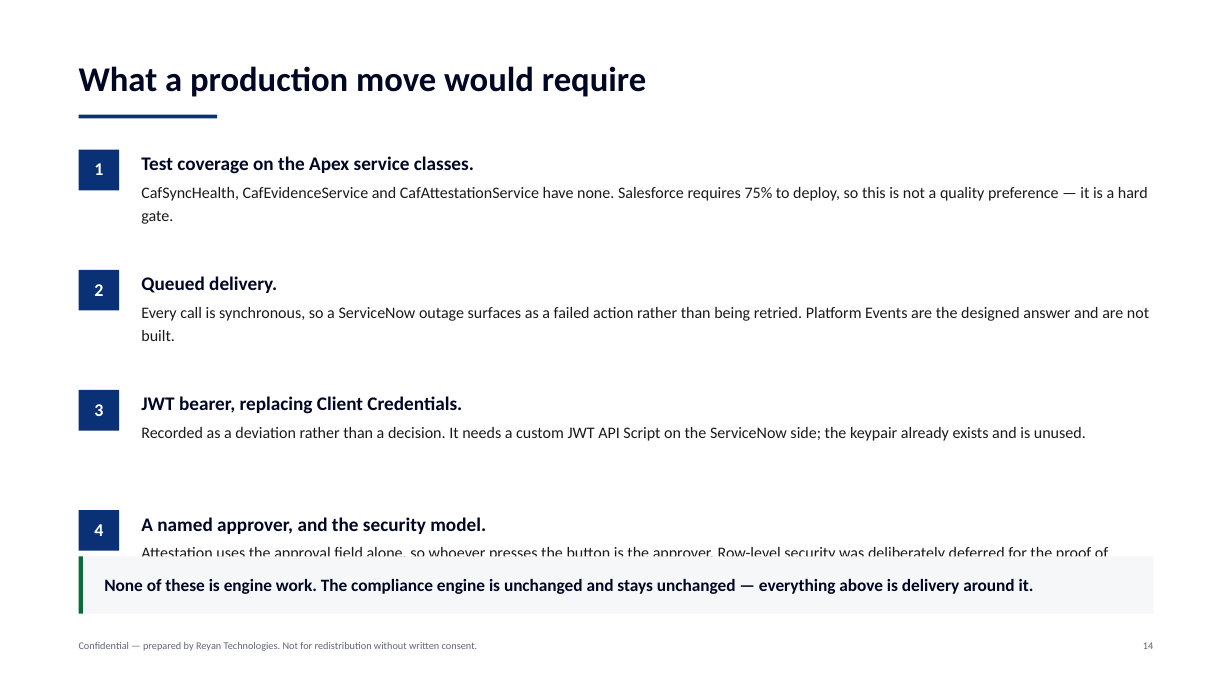
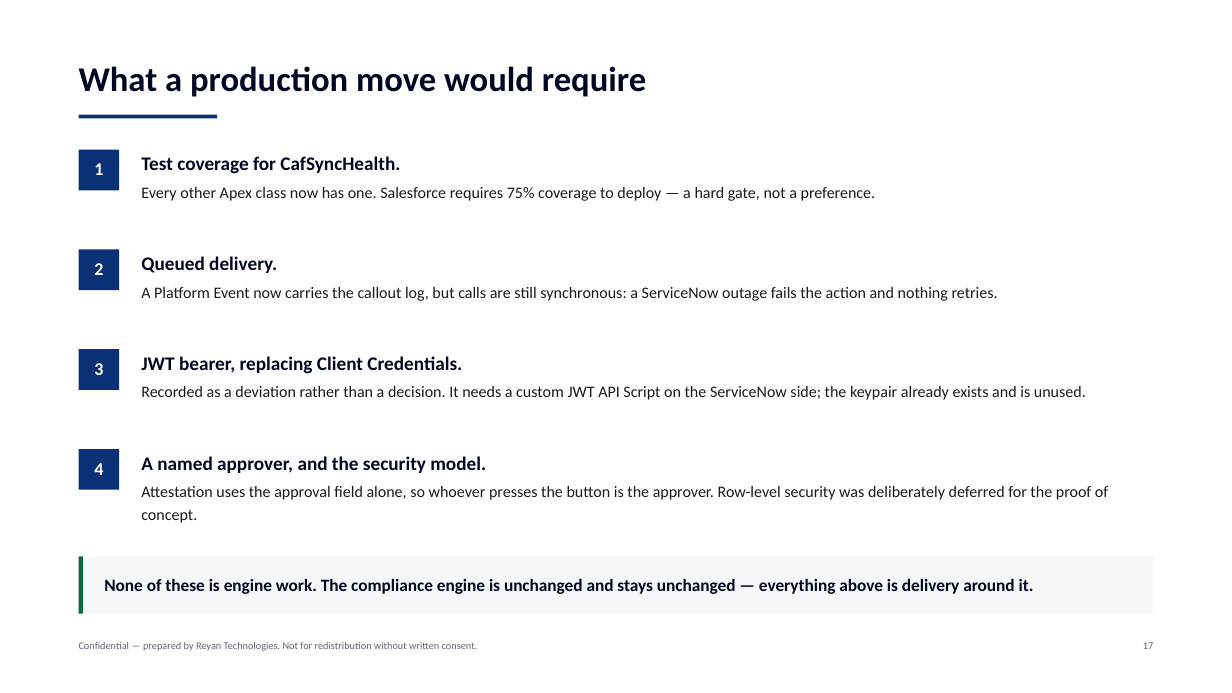
Before and after one commit to ConsultNow-IT-Solutions-Ltd/caf-sf-integration, a slide deck: slide 17 of presentation/CAF Compliance - Technical Architecture.pptx (slide 14 before the commit). Drawn at 1232x693 pixels with LibreOffice and Linux fonts; fonts in the diff are those of the drawing. Boxes give left, top, right and bottom in pixels: in the first picture for what was removed or moved away, otherwise in the second. Text is boxed around its words. In the diff, an @@ line names an element or a change of style, - is before the commit and + after.

Commit message:
deployment fix

```diff
--- a/presentation/CAF Compliance - Technical Architecture.pptx
+++ b/presentation/CAF Compliance - Technical Architecture.pptx
@@ text at (x1=141, y1=156, x2=876, y2=201): text changed @@
-Test coverage on the Apex service classes.
-CafSyncHealth, CafEvidenceService and CafAttestationService have none. Salesforce requires 75% to deploy, so this is not a quality preference — it is a hard gate.
+Test coverage for CafSyncHealth.
+Every other Apex class now has one. Salesforce requires 75% coverage to deploy — a hard gate, not a preference.
@@ 2 texts, 1 rectangle moved together from (x1=79, y1=270, x2=1149, y2=341) to (x1=79, y1=250, x2=998, y2=301) @@
@@ text at (x1=141, y1=287, x2=998, y2=301): text changed @@
-Every call is synchronous, so a ServiceNow outage surfaces as a failed action rather than being retried. Platform Events are the designed answer and are not built.
+A Platform Event now carries the callout log, but calls are still synchronous: a ServiceNow outage fails the action and nothing retries.
@@ 2 texts, 1 rectangle moved together from (x1=79, y1=390, x2=1086, y2=441) to (x1=79, y1=349, x2=1086, y2=400) @@
@@ 2 texts, 1 rectangle moved together from (x1=79, y1=510, x2=1108, y2=586) to (x1=79, y1=449, x2=1108, y2=523) @@
@@ page number at (x1=1143, y1=642, x2=1153, y2=649): text changed @@
-14
+17
```
Also in this commit, not shown: 3 other slides changed, 3 slides added, 18 other files.
